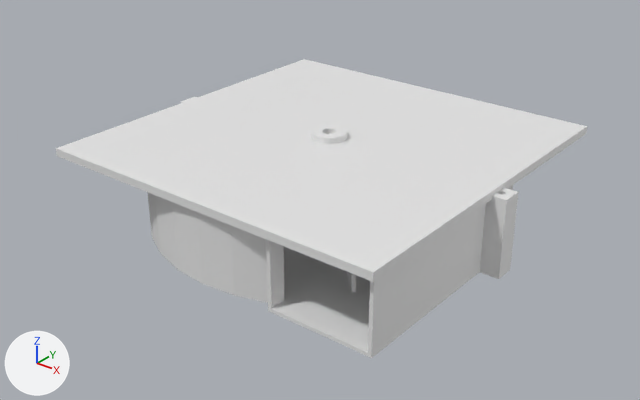
One commit to the Blender file centrifugal_fan_v2.blend: the scene before it, then after it.
Both versions are drawn from a 50 mm camera at (0.1414, -0.181, 0.104) aimed at (0.0004, -0.0047, -0.0053). The axes (+X, +Y, +Z) are drawn at lower left. The lights are the same throughout. The older version comes first. The same objects are shown in both versions, whatever each file hides.

Names of what the first picture shows: 'Case', 'Lid Removal' and 1 more.
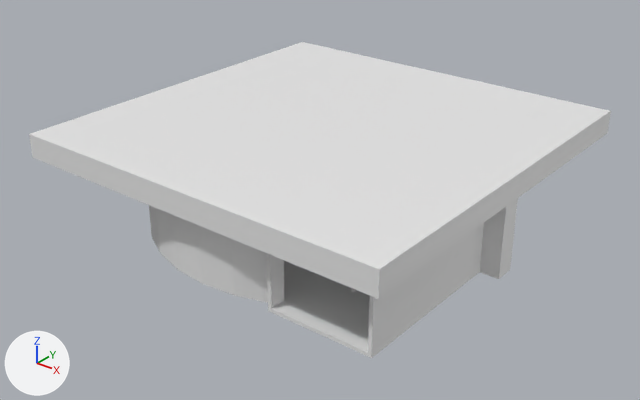
Changed parts and their boxes (x1, y1, x2, y2) in the pictures (640 x 400 px; the box of a moved part takes in the faces that stretch with it):
'Lid Removal', reshaped, rescaled (10% wider, 15% taller): before (56, 59, 587, 282); after (29, 42, 611, 299)
part 1 of me_cube_004, moved or reshaped: before (56, 131, 587, 282); after (32, 130, 608, 299)
part 2 of me_cube_004, built on: before (56, 59, 587, 272); after (29, 42, 611, 289)

Diff of the bpy script that builds the scene:
```diff
--- a/centrifugal_fan_v2.blend.py
+++ b/centrifugal_fan_v2.blend.py
@@ me_cube_004 @@
 # used by ob_lid_removal; location = (0.0, 0.0, 0.0105); scale = (52.5, 52.5, 0.5)
 # verts and faces of me_cube_004; kept vertices keep their numbers, new ones are numbered from 12
 # before: 0 (-0.001, -0.001, -0.001) at pixel (56, 156), 2 (-0.001, 0.001, -0.001), 4 (0.001, -0.001, -0.001) at pixel (373, 281), 6 (0.001, 0.001, -0.001) at pixel (586, 133)
 # before: 8 (-0.001, -0.001, 0.00352) at pixel (55, 148), 9 (-0.001, 0.001, 0.00352) at pixel (304, 59), 10 (0.001, 0.001, 0.00352) at pixel (587, 126), 11 (0.001, -0.001, 0.00352) at pixel (373, 272)
-me_cube_004.from_pydata(...)  # 12 vertices, 10 faces; spans x -0.001..0.001, y -0.001..0.001, z -0.001..0.00352
+me_cube_004.from_pydata(...)  # 16 vertices, 14 faces; spans x -0.001..0.001, y -0.001..0.001, z -0.0012..0.01234
+# me_cube_004 part 1
+for i in [0, 2, 4, 6]: verts[i] += (0.0, 0.0, -0.0002)
+# me_cube_004 part 2
+delete_faces([(8, 11, 10, 9)])
+for new, old in zip([*range(12, 16)], [*range(8, 12)]): verts[new] = verts[old] + (0.0, 0.0, 0.00882)
+faces += [(10, 14, 15, 11), (12, 15, 14, 13), (8, 12, 13, 9), (8, 11, 15, 12), (9, 13, 14, 10)]
@@ ob_lid_removal @@
 ob_lid_removal.location = (0.0, 0.0, 0.0105)
-ob_lid_removal.scale = (52.5, 52.5, 0.5)
+ob_lid_removal.scale = (57.0, 57.0, 0.5)
```
